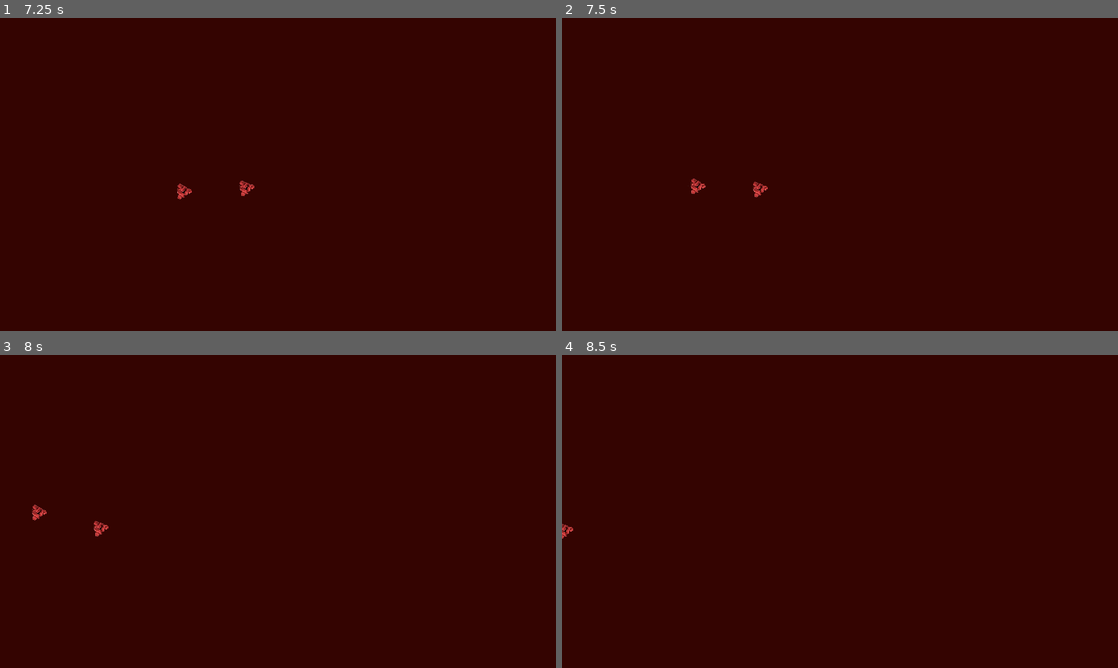
Above: before the commit, frames 1-4 (two rows, left to right).
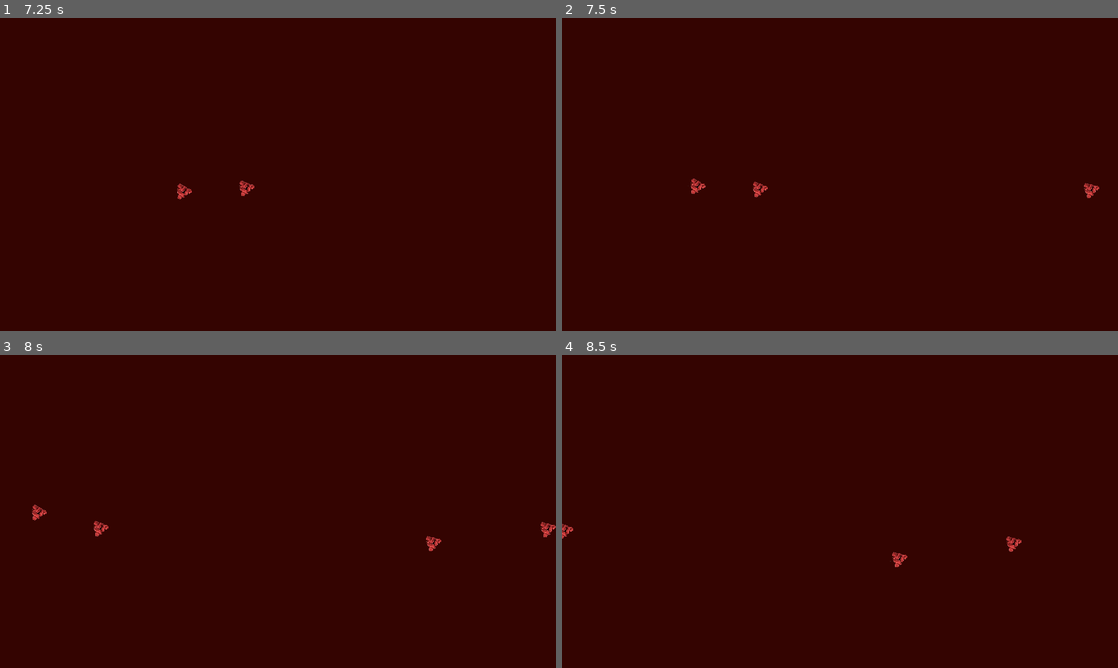
Above: after the commit, the same moments.

Repository: FernandoLuiis/Virus2_ElectricBoogaloo
Game: Godot game, scene res://Arena/Arena.tscn
Two runs of this game, one before a commit and one after it. Both use one fixed random seed, a clock stepped at 60 frames per second and the inputs below.
Inputs (mouse positions are in pixels of both pictures, inside the frame that each line leads up to):
- Up to frame 1 (7.25 s): tap Enter at 0.5 s; move the mouse to (250, 237) at 0.52 s; press the mouse at (250, 237) at 0.53 s; hold Up (ui_up) 0.53-2.03 s; tap Space at 1.25 s; move the mouse to (444, 221) at 1.27 s; release the mouse at (444, 221) at 1.28 s; click (444, 221) at 1.35 s; move the mouse to (111, 127) at 2.02 s; press the mouse at (111, 127) at 2.03 s; hold Left (ui_left) 2.03-3.53 s; move the mouse to (305, 174) at 2.77 s; release the mouse at (305, 174) at 2.78 s; click (305, 174) at 2.85 s; move the mouse to (194, 96) at 3.52 s; press the mouse at (194, 96) at 3.53 s; hold Down (ui_down) 3.53-4.28 s; move the mouse to (400, 158) at 4.27 s; release the mouse at (400, 158) at 4.28 s; hold Right (ui_right) 4.28-5.03 s; click (400, 158) at 4.35 s; move the mouse to (166, 190) at 5.02 s; press the mouse at (166, 190) at 5.03 s; hold Up (ui_up) 5.03-5.78 s; move the mouse to (333, 105) at 5.77 s; release the mouse at (333, 105) at 5.78 s; hold Right (ui_right) from 5.78 s (still down); click (333, 105) at 5.85 s; move the mouse to (250, 237) at 6.52 s; press the mouse at (250, 237) at 6.53 s
- Up to frame 2 (7.5 s): keep holding Right (ui_right); move the mouse to (1006, 221) at 7.27 s; release the mouse at (1006, 221) at 7.28 s; click (1006, 221) at 7.35 s
- Up to frame 3 (8 s): keep holding Right (ui_right)
- Up to frame 4 (8.5 s): move the mouse to (673, 464) at 8.02 s; release Right (ui_right) at 8.03 s; press the mouse at (673, 464) at 8.03 s; hold Down (ui_down) from 8.03 s (still down)

Frame 1 is identical in both runs. In frame 2, less than 0.1% of the frame differs, in the area x 93-97%, y 52-58%; in frame 3, 0.2%, in the area x 76-100%, y 53-63%; in frame 4, 0.2%.

Commit message:
Add Exhausted T-Cell

Diff:
--- a/Virus Raid 2 Electric Boogaloo/Enemy/Enemy.gd
+++ b/Virus Raid 2 Electric Boogaloo/Enemy/Enemy.gd
@@ -1,10 +1,16 @@
 extends Node2D
 
 var fagocito = preload("res://Enemy/Fagocito/Fagocito.tscn")
+var exhausted_tcell = preload("res://Enemy/Exhausted T-Cells/Exhausted T-Cell.tscn")
+
+var health = 1
 
 func _ready():
 	get_parent().enemy_count += 1
 	Global.instance_node(enemy_type_selector(), global_position, self)
+
+func setHealth(healthValue):
+	health = healthValue
 
 func _exit_tree():
 	get_parent().enemy_count -= 1
@@ -18,6 +24,21 @@
 func enemy_type_selector():
 	var type
 
-	type = fagocito
+	type = exhausted_tcell
 
 	return type
+
+##Verifica o dano recebido e deduz a quantidade do total de vida
+func resolveDamageTaken(area):
+
+	##Deduz o dano recebido ao ser atingido por uma área do tipo Bullet
+	if area.is_in_group("Bullet"):
+		if area.is_in_group("1_Damage"):
+			health -= 1
+
+	##Remove o inimigo caso a vida chegue a zero
+	if health <= 0:
+		queue_free()
+
+func shootEnemyBullet(bullet):
+	Global.instance_node(bullet, global_position, self)
--- a/Virus Raid 2 Electric Boogaloo/Enemy/Exhausted T-Cells/Exhausted T-Cell.gd
+++ b/Virus Raid 2 Electric Boogaloo/Enemy/Exhausted T-Cells/Exhausted T-Cell.gd
@@ -1,13 +1,26 @@
 extends Node2D
 
-var speed = 150
+var speed = 50
 var health = 3
+var dashMultiplier = 1
 
 func _ready():
-	pass # Replace with function body.
+	get_parent().setHealth(health)
+	$RestTimer.start()
 
 func _process(delta):
-	get_parent().follow_player(speed, delta)
+	dashMovement(speed, delta);
+
+func dashMovement(speed, delta):
+	get_parent().follow_player(speed * dashMultiplier, delta)
 
 func _on_hitbox_area_entered(area):
-	pass # Replace with function body.
+	get_parent().resolveDamageTaken(area)
+
+func _on_dash_timer_timeout():
+	dashMultiplier = 1
+	$RestTimer.start()
+
+func _on_rest_timer_timeout():
+	dashMultiplier = 8
+	$DashTimer.start()
--- a/Virus Raid 2 Electric Boogaloo/Enemy/Exhausted T-Cells/Exhausted T-Cell.tscn
+++ b/Virus Raid 2 Electric Boogaloo/Enemy/Exhausted T-Cells/Exhausted T-Cell.tscn
@@ -4,18 +4,29 @@
 [ext_resource type="Texture2D" uid="uid://ctujq767s74qi" path="res://Enemy/Exhausted T-Cells/exhausted-tcell.png" id="2_euc1r"]
 
 [sub_resource type="CircleShape2D" id="CircleShape2D_82nux"]
-radius = 32.0624
+radius = 25.02
 
 [node name="Exhausted T-Cell" type="Node2D"]
 script = ExtResource("1_dnjiu")
 
 [node name="Sprite2D" type="Sprite2D" parent="."]
+position = Vector2(1, -5)
 scale = Vector2(0.06, 0.06)
 texture = ExtResource("2_euc1r")
 
-[node name="Hitbox" type="Area2D" parent="."]
+[node name="Hitbox" type="Area2D" parent="." groups=["Enemy"]]
 
 [node name="CollisionShape2D" type="CollisionShape2D" parent="Hitbox"]
 shape = SubResource("CircleShape2D_82nux")
 
+[node name="DashTimer" type="Timer" parent="."]
+wait_time = 0.5
+one_shot = true
+
+[node name="RestTimer" type="Timer" parent="."]
+wait_time = 3.0
+one_shot = true
+
 [connection signal="area_entered" from="Hitbox" to="." method="_on_hitbox_area_entered"]
+[connection signal="timeout" from="DashTimer" to="." method="_on_dash_timer_timeout"]
+[connection signal="timeout" from="RestTimer" to="." method="_on_rest_timer_timeout"]
--- a/Virus Raid 2 Electric Boogaloo/Enemy/Fagocito/Fagocito.gd
+++ b/Virus Raid 2 Electric Boogaloo/Enemy/Fagocito/Fagocito.gd
@@ -4,19 +4,10 @@
 var health = 3
 
 func _ready():
-	pass
+	get_parent().setHealth(health)
 
 func _process(delta):
 	get_parent().follow_player(speed, delta)
 
-
 func _on_Hitbox_area_entered(area):
-
-	##Deduz o dano recebido ao ser atingido por uma área do tipo Bullet
-	if area.is_in_group("Bullet"):
-		if area.is_in_group("1_Damage"):
-			health -= 1
-
-	##Remove o inimigo caso a vida chegue a zero
-	if health <= 0:
-		get_parent().queue_free()
+	get_parent().resolveDamageTaken(area)
Binary file changed: Virus Raid 2 Electric Boogaloo/Enemy/Exhausted T-Cells/exhausted-tcell.png
